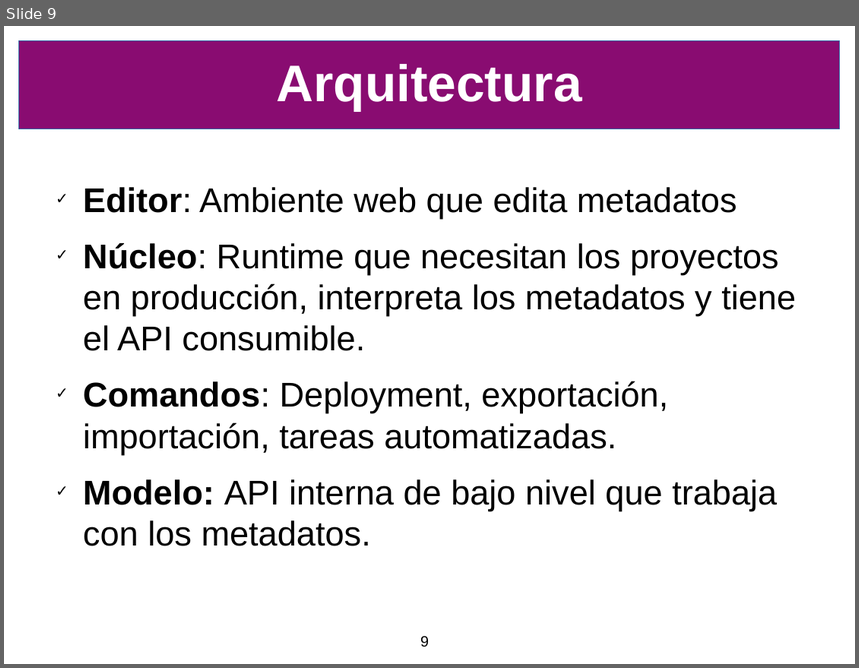
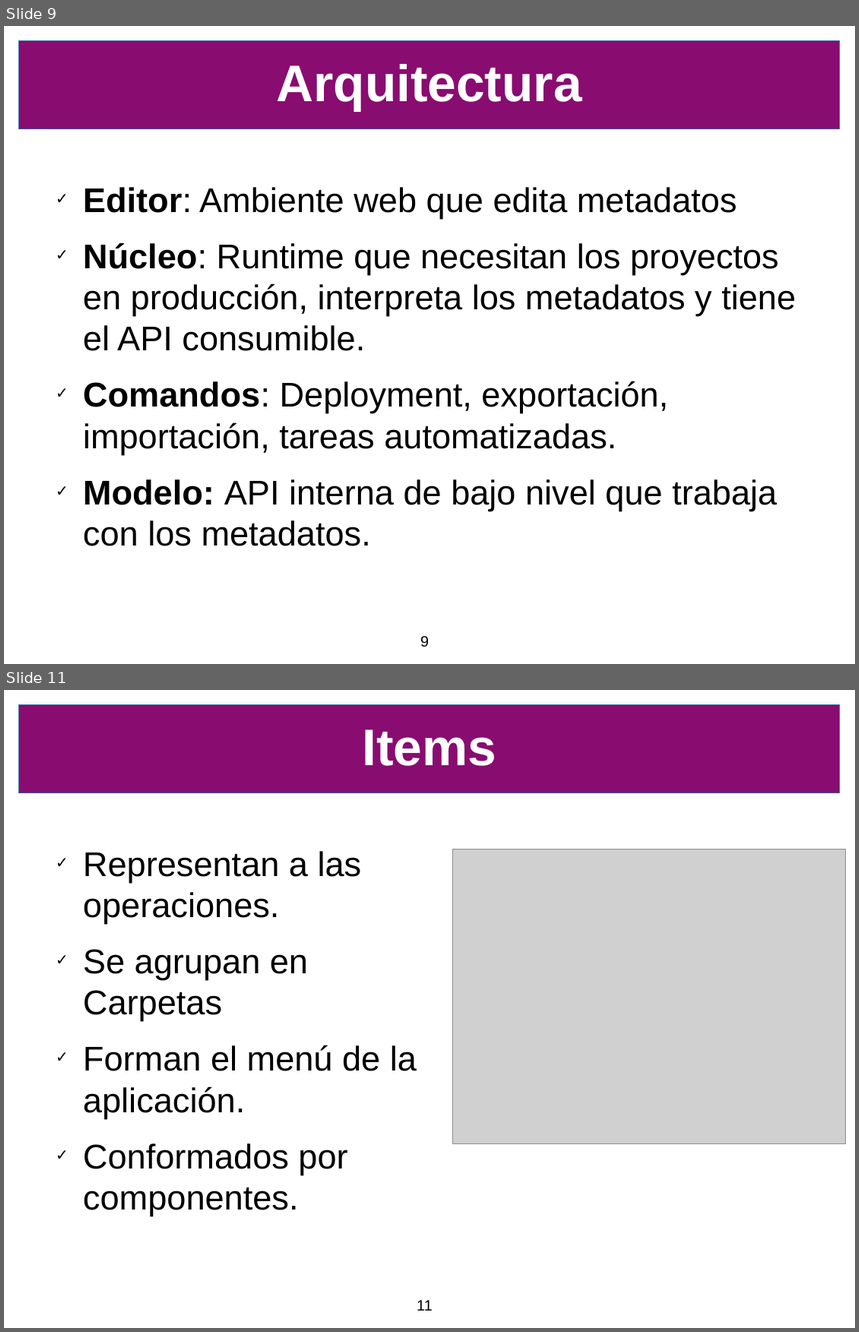
Before and after one commit to SIU-Toba/framework, a slide deck: doc/presentacion/CafeConf2006.odp. Shown one above the other, each under a label of ours: slide 9 before the commit, slides 9 and 11 after it; the slides between them are not shown. The pictures are 859x668 and 859x1332 pixels, drawn with LibreOffice and Linux fonts; fonts in the diff are those of the drawing; grey boxes stand for pictures; background and template pictures are left out. Boxes give left, top, right and bottom in pixels: in the first picture for what was removed or moved away, otherwise in the second. Text is boxed around its words. In the diff, an @@ line names an element or a change of style, - is before the commit and + after.

Commit message:
La presentación con algunos screenshots para mitigar el aburrimiento

```diff
--- a/doc/presentacion/CafeConf2006.odp
+++ b/doc/presentacion/CafeConf2006.odp
@@ slide 11 added at (4, 690, 855, 1328), background #FFFFFF; not listed: 1 template element that a slide beside it also shows @@
@@ title added at (362, 730, 496, 766), 48 pt, text #FFFFFF, bold @@
+Items
@@ text added at (83, 851, 417, 1217), 32 pt, text #000000 @@
+✓ Representan a las operaciones.
+✓ Se agrupan en Carpetas
+✓ Forman el menú de la aplicación.
+✓ Conformados por componentes.
@@ picture added at (452, 850, 845, 1144) @@
@@ page number added at (417, 1300, 433, 1311), 14 pt, text #000000 @@
+11
```
Also in this commit, not shown: 7 other slides added, 1 slide removed, 1 other file.
